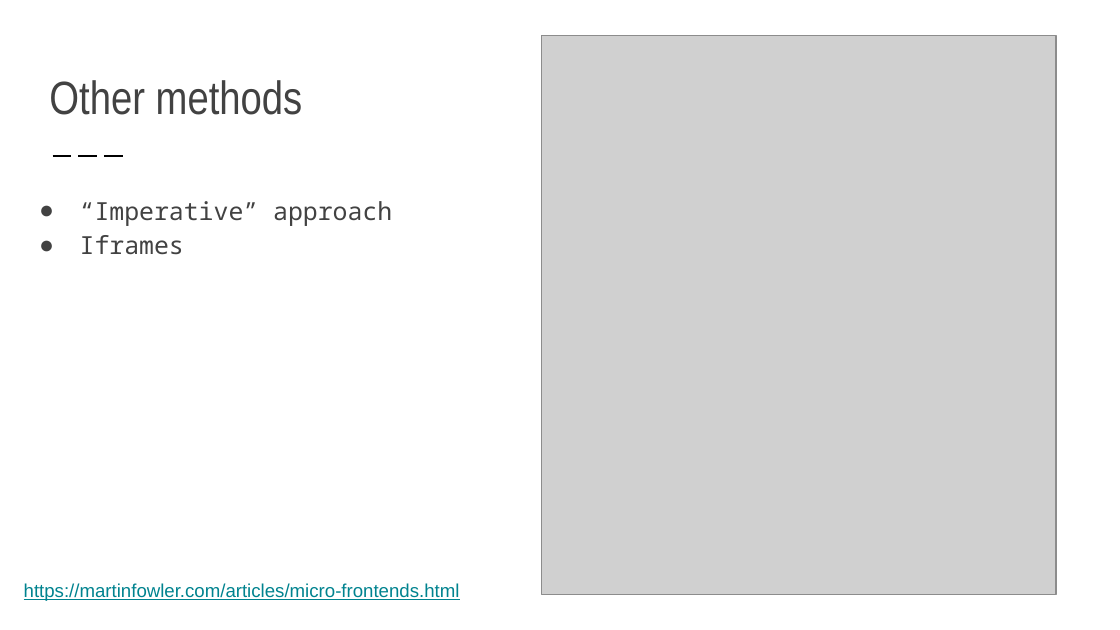
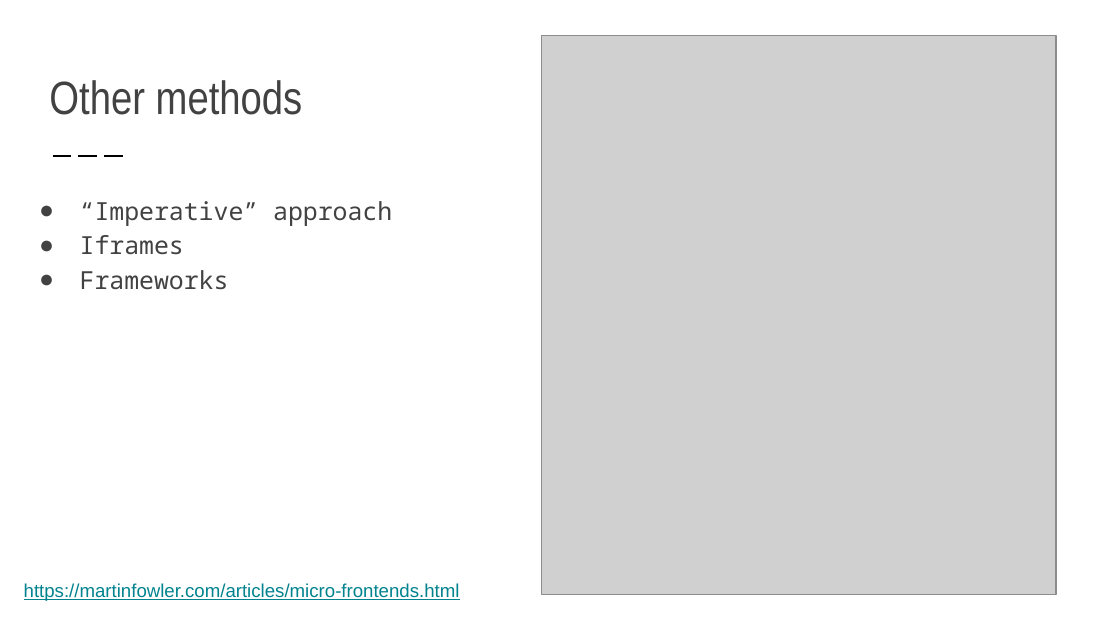
Before and after one commit to justadev1/geekle-vuejs, a slide deck: slide 7 of Micro-frontends and Vue.js.pptx. Drawn at 1120x630 pixels with LibreOffice and Linux fonts; fonts in the diff are those of the drawing; grey boxes stand for pictures. Boxes give left, top, right and bottom in pixels: in the first picture for what was removed or moved away, otherwise in the second. Text is boxed around its words. In the diff, an @@ line names an element or a change of style, - is before the commit and + after.

```diff
--- a/Micro-frontends and Vue.js.pptx
+++ b/Micro-frontends and Vue.js.pptx
@@ text at <box>80,270,229,290</box>: paragraph added @@
+● Frameworks
```
Also in this commit, not shown: 4 other slides changed, 1 slide added, 54 other files.
